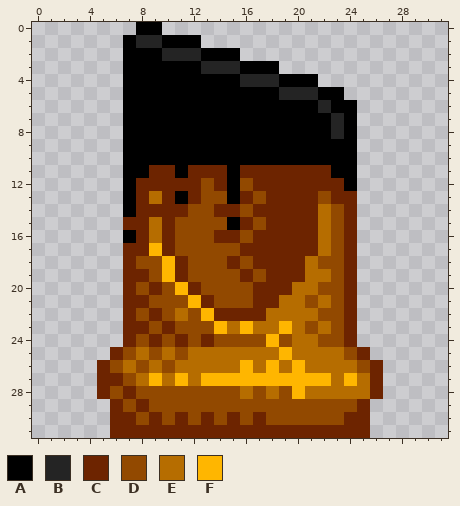
Edited in one commit: pixel-art sprite (img/qalam-icon-4x.gif). The first picture shows the starting point.
The file is 128x128 pixels, drawn in blocks of 4x4; one block is one cell here.
Palette (. is transparent): A #000000  B #242424  C #6d2400  D #924900  E #b66d00  F #ffb600
After the commit:
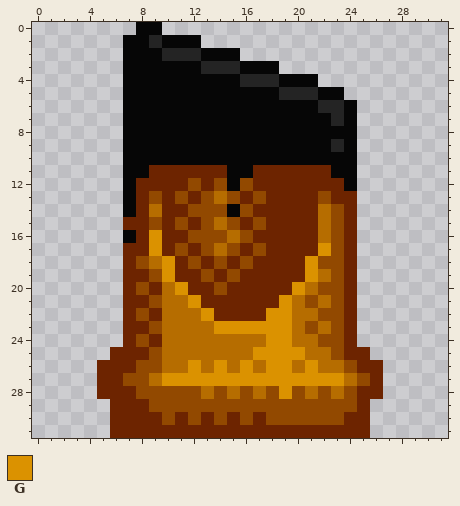
Colours new in this view: G #db9200
The exact change:
Colour A changes from #000000 to #060606.
The edit turns colour B into colour A in row 1 at x 8; in row 8 at x 23.
The edit turns colour C into colour A in row 11 at x 16; in row 14 at x 15.
The edit turns colour A into colour B in row 6 at x 23; in row 9 at x 23.
The edit turns colour A into colour C in row 11 at x 11.
The edit turns colour D into colour C in row 12 at x 13; in row 15 at x 12; in row 16 at x 11; in row 17 at x 12; in row 18 at x 13; in row 19 at x 12, 14 and 17.
The edit turns colour D into colour C in row 20 at x 13 and 15 to 16; in row 21 at x 14 to 16; in row 25 at x 7 and 24; in row 26 at x 6 and 25; in row 28 at x 6; in row 29 at x 7.
The edit turns colour D into colour C in row 30 at x 8.
The edit turns colour E into colour C in row 25 at x 8; in row 26 at x 7; in row 28 at x 25.
The edit turns colour A into colour D in row 13 at x 11 and 15; in row 15 at x 15.
The edit turns colour C into colour D in row 12 at x 12 and 14; in row 14 at x 14; in row 16 at x 14; in row 17 at x 17.
The edit turns colour E into colour D in row 13 at x 9; in row 15 at x 9; in row 25 at x 23; in row 26 at x 9 and 24; in row 27 at x 8 and 25; in row 28 at x 16, 18, 22 and 24.
The edit turns colour F into colour D in row 28 at x 20.
The edit turns colour C into colour E in row 14 at x 9; in row 16 at x 15; in row 23 at x 10; in row 24 at x 11 and 13.
The edit turns colour D into colour E in row 13 at x 14; in row 15 at x 14; in row 17 at x 14; in row 18 at x 9; in row 20 at x 10; in row 21 at x 10 to 11.
The edit turns colour D into colour E in row 22 at x 10 and 12; in row 23 at x 11 to 13; in row 24 at x 10, 12 and 14 to 17; in row 25 at x 11; in row 26 at x 10; in row 28 at x 13, 15 and 17.
The edit turns colour F into colour E in row 26 at x 20; in row 27 at x 9 and 24.
The edit turns colour D into colour G in row 24 at x 19; in row 28 at x 19.
The edit turns colour E into colour G in row 16 at x 9; in row 17 at x 22; in rows 18 to 19 at x 21; in row 20 at x 20; in row 21 at x 19; in row 22 at x 18 to 19.
The edit turns colour E into colour G in row 23 at x 15 and 17 to 18; in row 25 at x 17 to 18 and 20; in row 26 at x 12, 14, 19 and 21; in row 27 at x 10, 12 and 23.
The edit turns colour F into colour G in row 17 at x 9; in rows 18 to 19 at x 10; in row 20 at x 11; in row 21 at x 12; in row 22 at x 13; in row 23 at x 14, 16 and 19.
The edit turns colour F into colour G in row 24 at x 18; in row 25 at x 19; in row 26 at x 16 and 18; in row 27 at x 11 and 13 to 22.
Where, in picture pixels (left, top, right, bottom), the same in both pictures:
changed: (110, 22, 370, 425)
